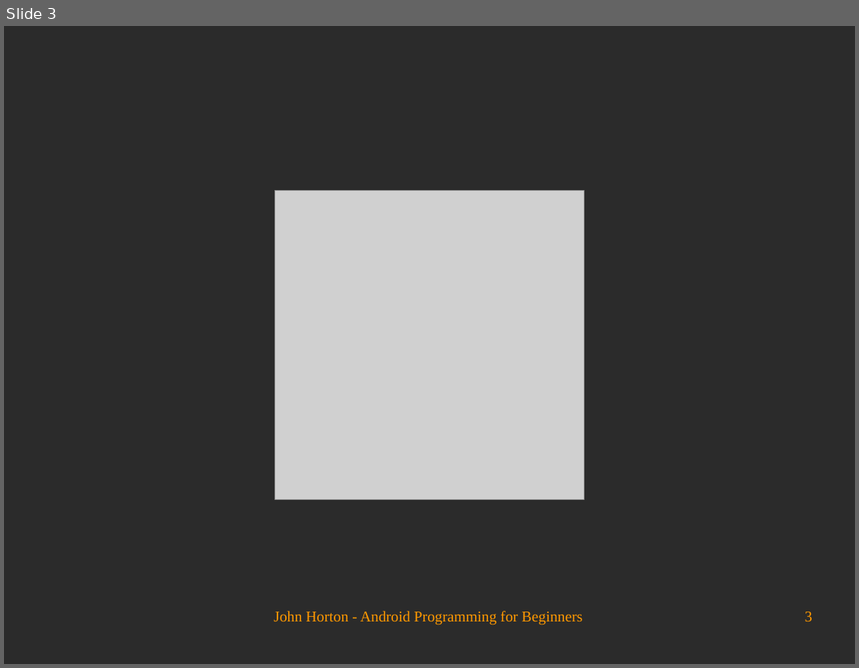
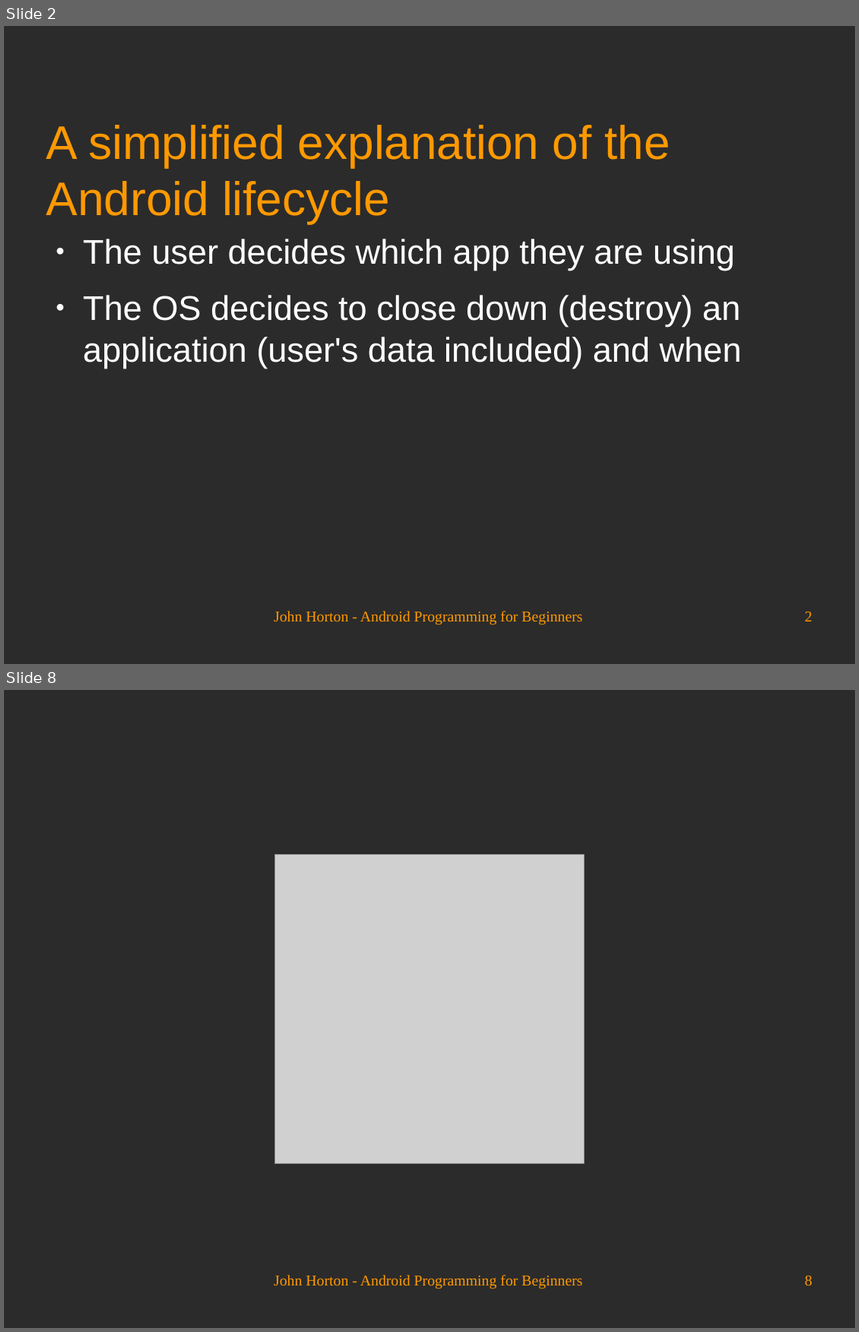
Before and after one commit to Academy-Soft-Intellect/Android-Programming-for-Beginners, a slide deck: 06_The_Life_and_Times_of_an_Android_App.odp. Shown one above the other, each under a label of ours: slide 3 before the commit, slides 2 and 8 after it; the slides between them are not shown. The pictures are 859x668 and 859x1332 pixels, drawn with LibreOffice and Linux fonts; fonts in the diff are those of the drawing; grey boxes stand for pictures; background and template pictures are left out; a plain dark background stands for a picture behind light text. Boxes give left, top, right and bottom in pixels: in the first picture for what was removed or moved away, otherwise in the second. Text is boxed around its words. In the diff, an @@ line names an element or a change of style, - is before the commit and + after.

```diff
--- a/06_The_Life_and_Times_of_an_Android_App.odp
+++ b/06_The_Life_and_Times_of_an_Android_App.odp
@@ slide 2 added at box(4, 26, 855, 664), background picture (left out) @@
@@ title added at box(47, 125, 670, 224), 44 pt, text #FF9900 @@
+A simplified explanation of the
+Android lifecycle
@@ text added at box(83, 239, 742, 368), 32 pt, text #FFFFFF @@
+● Тhe user decides which app they are using
+● Тhe OS decides to close down (destroy) an application (user's data included) and when
@@ text added at box(274, 611, 582, 626), 14 pt, text #FF9900 @@
+John Horton - Android Programming for Beginners
@@ page number added at box(805, 612, 813, 622), 14 pt, text #FF9900 @@
+2
@@ what was slide 3 is now slide 8 @@
@@ page number at box(805, 1276, 813, 1286): text changed @@
-3
+8
```
Also in this commit, not shown: 2 slides changed, 4 other slides added.
